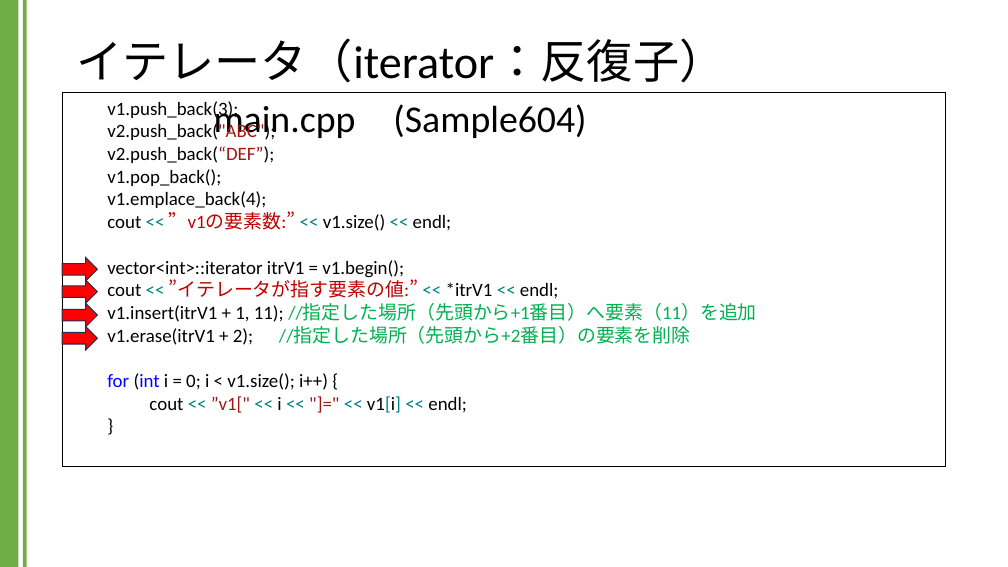
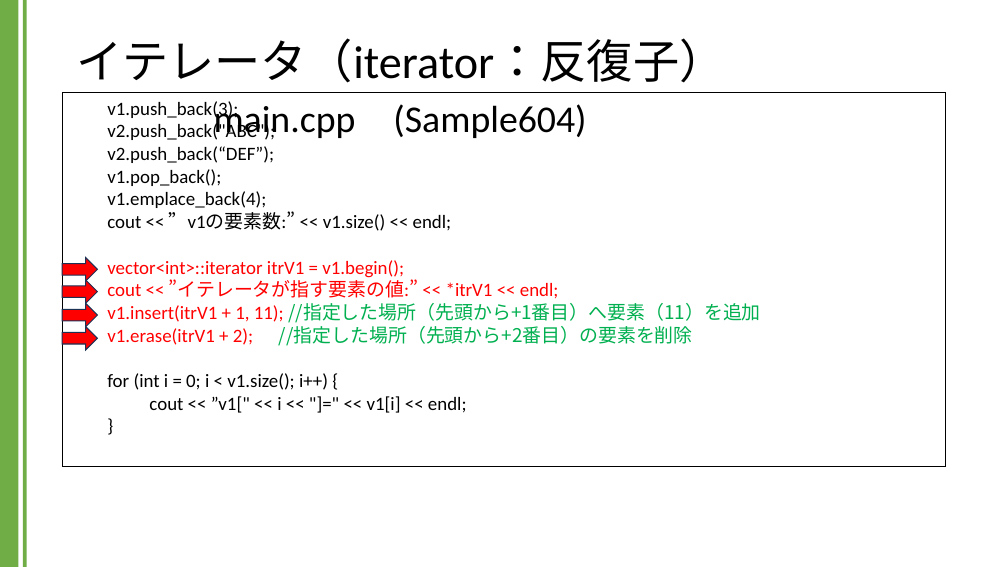
Before and after one commit to kic-murata/cpp2024, a slide deck: slide 23 of 授業資料/講義資料：Vectorクラス.pptx (slide 20 before the commit). Drawn at 1008x567 pixels with LibreOffice and Linux fonts; fonts in the diff are those of the drawing. Boxes give left, top, right and bottom in pixels: in the first picture for what was removed or moved away, otherwise in the second. Text is boxed around its words. In the diff, an @@ line names an element or a change of style, - is before the commit and + after.

```diff
--- a/授業資料/講義資料：Vectorクラス.pptx
+++ b/授業資料/講義資料：Vectorクラス.pptx
@@ text in rectangle at box(107, 122, 761, 413): text colour #A31515 to #000000 in "v2.push_back("ABC");", "v2.push_back(“DEF”);", "”v1[" "]=""; text colour #008080 to #000000 in "<< << <<", "<< << << << v1[i] <<"; text colour #C00000 to #000000 in "”v1の要素数:”"; text colour #000000 to #FF0000 in "vector<int>::iterator itrV1 = v1.begin();", "cout *itrV1 endl; v1.insert(itrV1 + 1, 11); ..."; font Calibri to Noto Sans CJK JP in "//指定した場所（先頭から+1番目）へ要素（11）を追加 //指定した場所（先頭から+2番目）の要素を削除"; text colour #008080 to #FF0000 in "<< << <<"; text colour #C00000 to #FF0000 in "”イテレータが指す要素の値:”"; text colour #0000FF to #000000 in "for (int" @@
```
Also in this commit, not shown: 6 other slides changed, 1 slide added.
